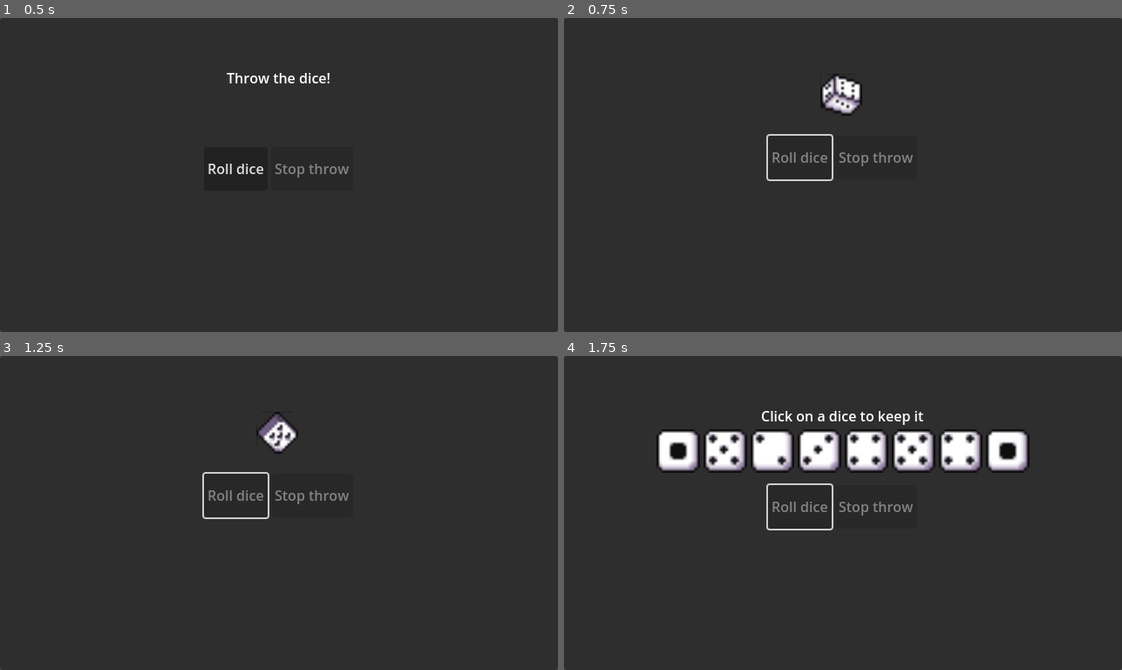
Above: before the commit, frames 1-4 (two rows, left to right).
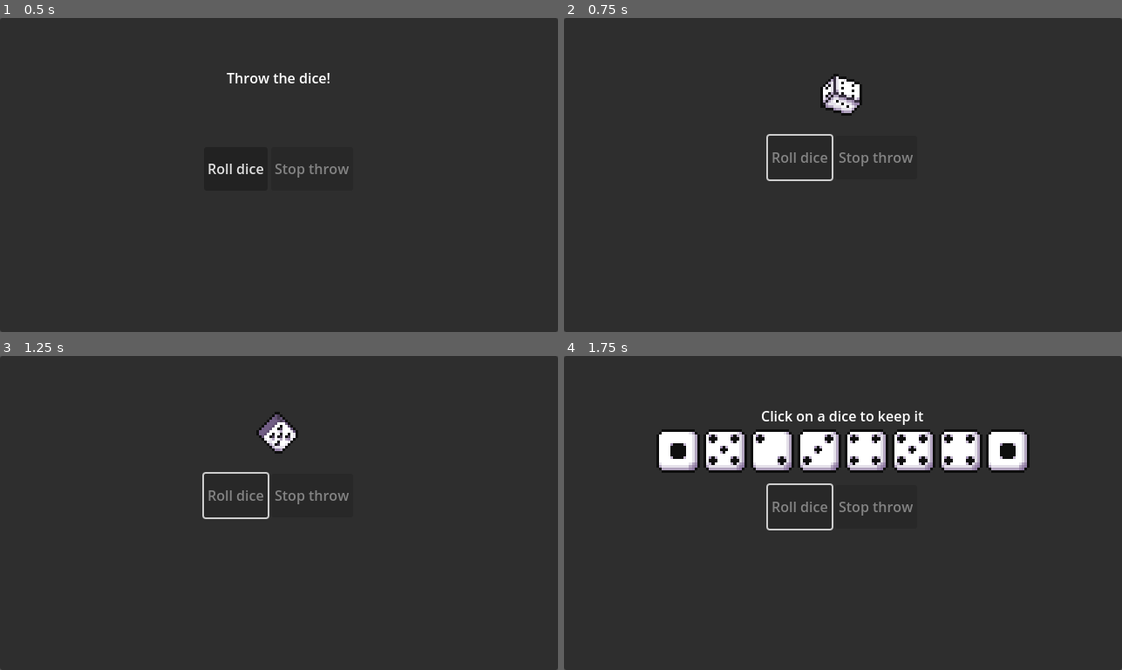
Above: after the commit, the same moments.

Repository: thannicko/Rainworms
Game: Godot game, scene res://Scenes/Game.tscn
Same seed, same stepped clock (60 frames per second), same inputs: the game is played once before the commit and once after it.
Inputs (mouse positions are in pixels of both pictures, inside the frame that each line leads up to):
- Up to frame 1 (0.5 s): no input
- Up to frame 2 (0.75 s): click "Roll dice" at 0.5 s
- Up to frame 3 (1.25 s): no input
- Up to frame 4 (1.75 s): move the mouse to (965, 497) at 1.27 s; click (965, 497) at 1.42 s

Frame 1 is identical in both runs. In frame 2, 0.4% of the frame differs, in the area x 46-54%, y 18-31%; in frame 3, 0.3%; in frame 4, 2.5%, in the area x 16-84%, y 23-37%.

Commit message:
Change texture filter to nearest for dice

Diff:
--- a/Scenes/Game.tscn
+++ b/Scenes/Game.tscn
@@ -171,6 +171,7 @@
 
 [node name="DiceThrowAnimation" type="AnimatedSprite2D" parent="Background/MainDiceContainer"]
 visible = false
+texture_filter = 1
 position = Vector2(318, 88)
 scale = Vector2(3, 3)
 sprite_frames = SubResource("SpriteFrames_71bwo")
--- a/StateMachines/Turn/ThrowingState.gd
+++ b/StateMachines/Turn/ThrowingState.gd
@@ -49,6 +49,7 @@
 func _spawn_dice_texture(dice: int) -> void:
 	var new_dice := TextureRect.new()
 	new_dice.texture = load((self._state_machine as TurnStateMachine)._dice_textures[dice])
+	new_dice.texture_filter = CanvasItem.TEXTURE_FILTER_NEAREST
 	new_dice.expand_mode = TextureRect.EXPAND_FIT_WIDTH_PROPORTIONAL
 	if _is_allowed_to_keep(dice):
 		new_dice.gui_input.connect(_on_gui_input_dice.bind(dice))
